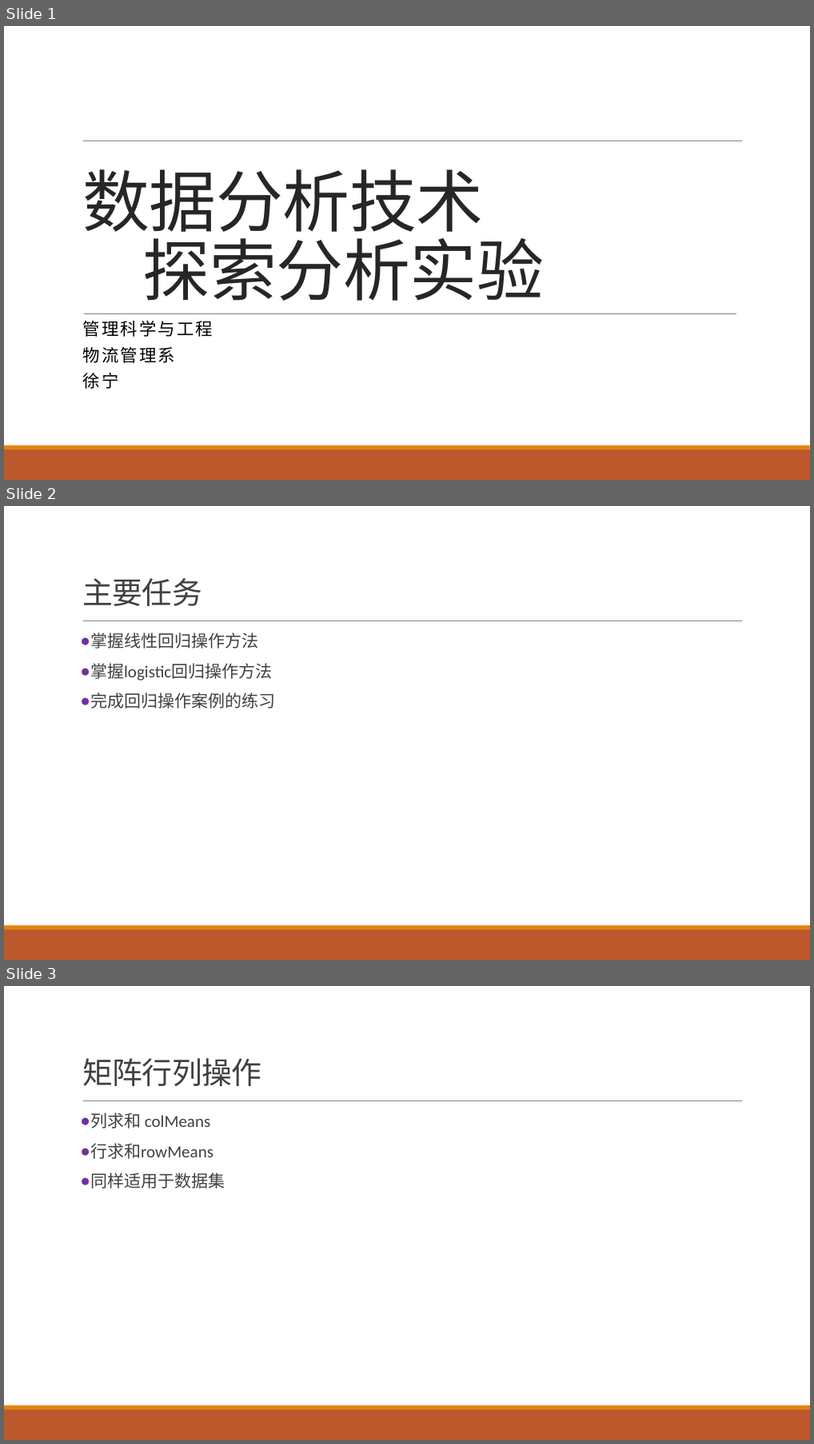
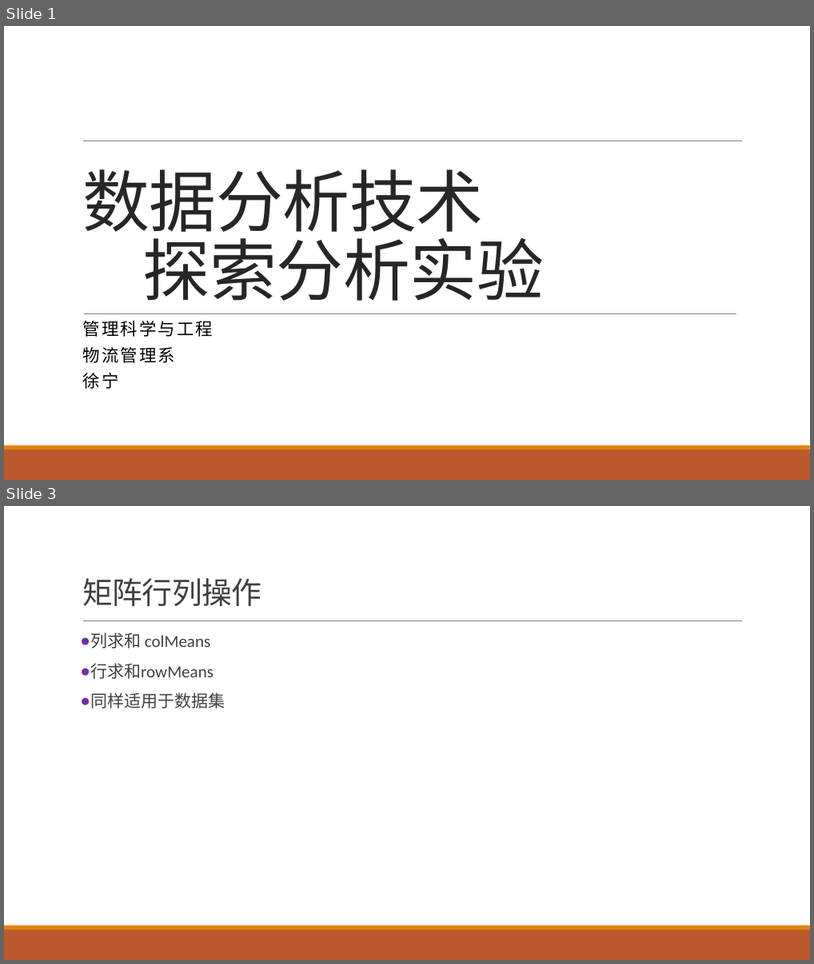
Before and after one commit to exoplanetX/DataAnalytics, a slide deck: 实验3-探索性分析.pptx. Shown one above the other, each under a label of ours: slides 1, 2 and 3 before the commit, slides 1 and 3 after it; the slides between them are not shown. The pictures are 814x1444 and 814x964 pixels, drawn with LibreOffice and Linux fonts; fonts in the diff are those of the drawing. Boxes give left, top, right and bottom in pixels: in the first picture for what was removed or moved away, otherwise in the second. Text is boxed around its words. In the diff, an @@ line names an element or a change of style, - is before the commit and + after.

```diff
--- a/实验3-探索性分析.pptx
+++ b/实验3-探索性分析.pptx
@@ slide 2 removed at box(4, 506, 810, 960), background #FFFFFF; not listed: 3 template elements that a slide beside it also shows @@
@@ title removed at box(82, 578, 202, 606) @@
-主要任务
@@ text removed at box(90, 632, 275, 708) @@
-● 掌握线性回归操作方法
-● 掌握logistic回归操作方法
-● 完成回归操作案例的练习
```
Also in this commit, not shown: 8 slides changed, 5 slides added, 1 other file.
